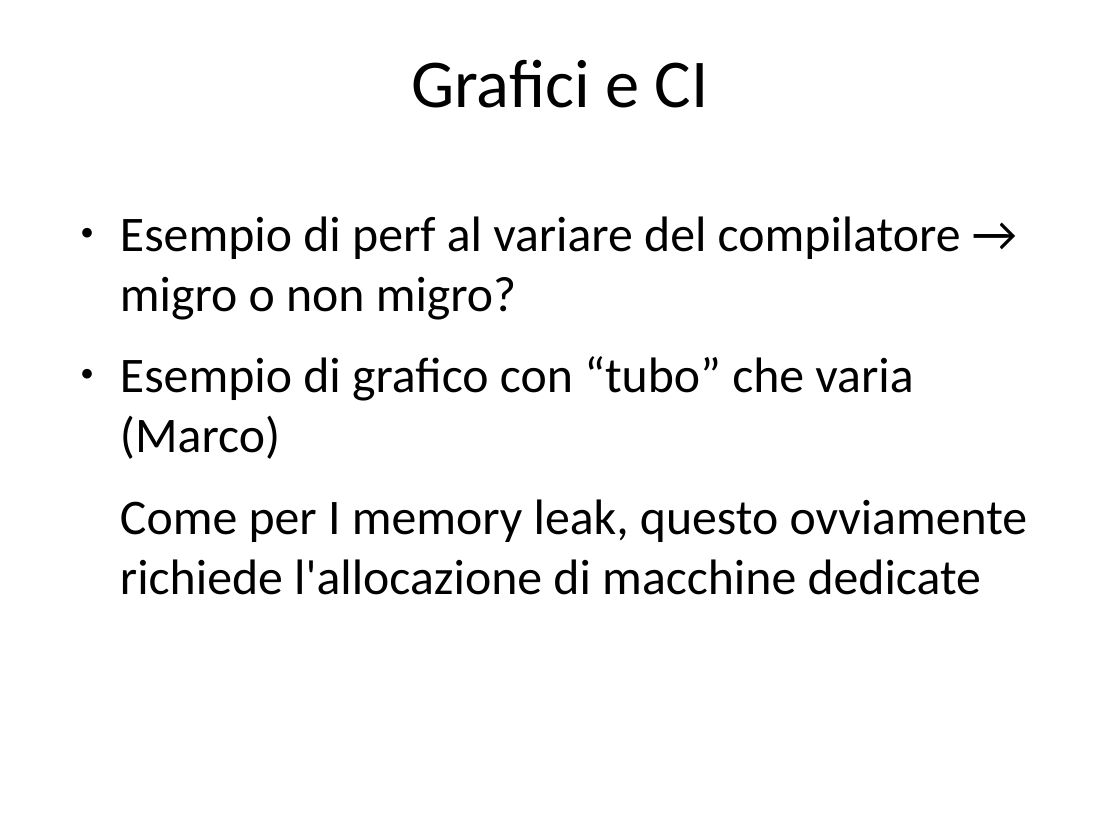
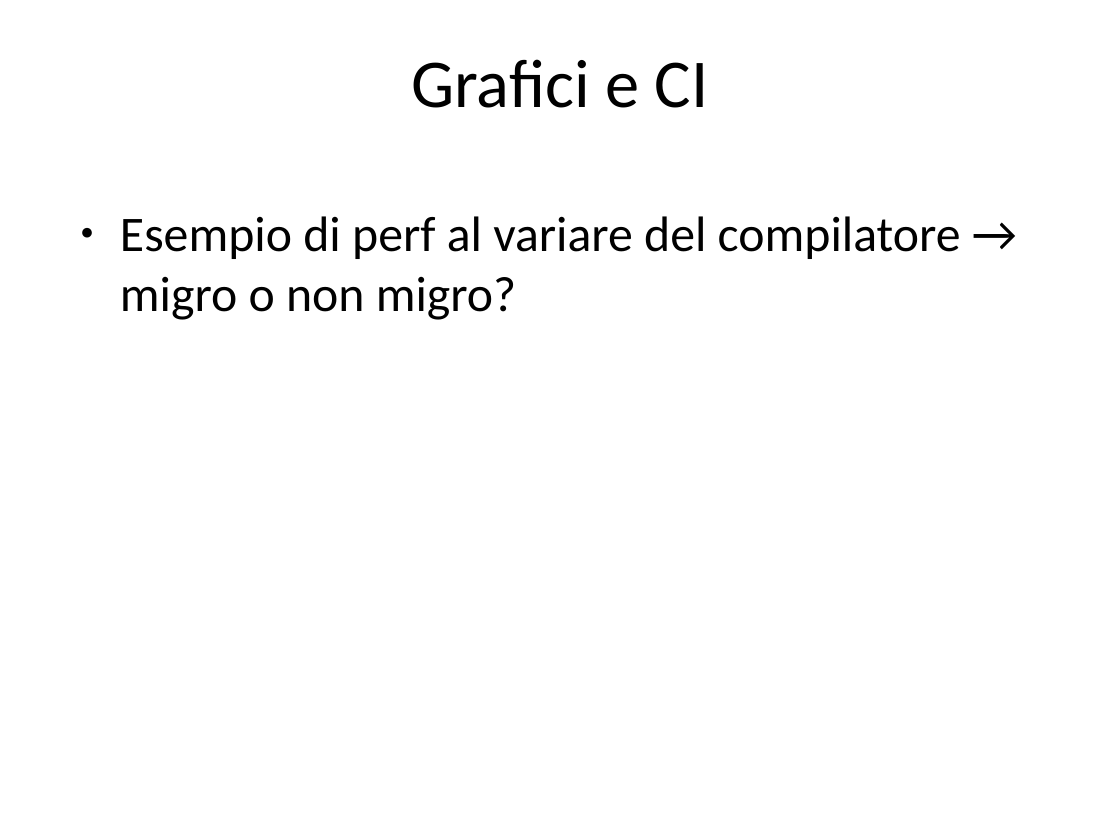
Before and after one commit to rramirez-tec-mx/Repo, a slide deck: slide 21 of La salute del software.odp (slide 20 before the commit). Drawn at 1120x840 pixels with LibreOffice and Linux fonts; fonts in the diff are those of the drawing. Boxes give left, top, right and bottom in pixels: in the first picture for what was removed or moved away, otherwise in the second. Text is boxed around its words. In the diff, an @@ line names an element or a change of style, - is before the commit and + after.

Commit message:
integrazione slide Marco

```diff
--- a/La salute del software.odp
+++ b/La salute del software.odp
@@ text at (120,356,1028,595): paragraphs removed @@
-● Esempio di grafico con “tubo” che varia (Marco)
-Come per I memory leak, questo ovviamente richiede l'allocazione di macchine dedicate
```
Also in this commit, not shown: 10 other slides changed, 16 slides added, 1 slide removed.
